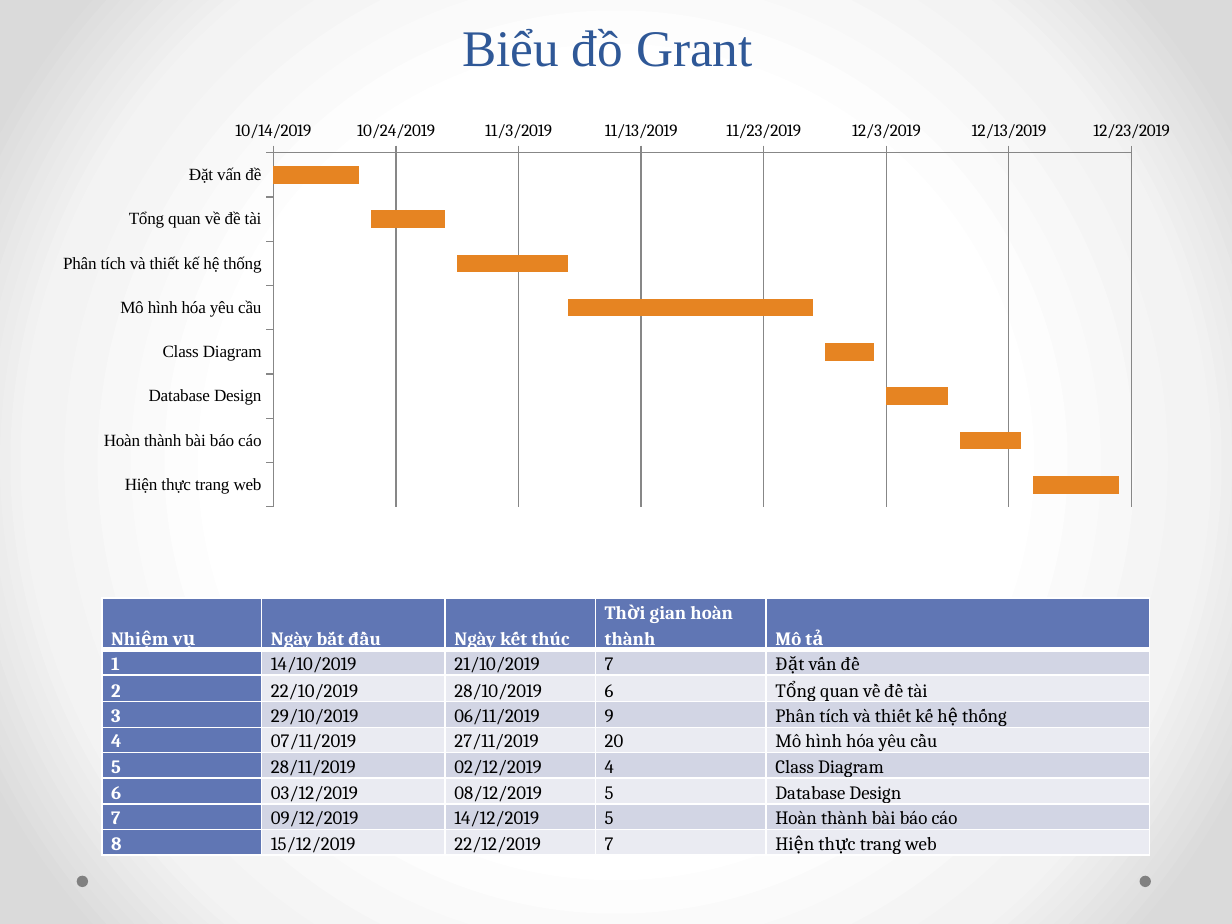
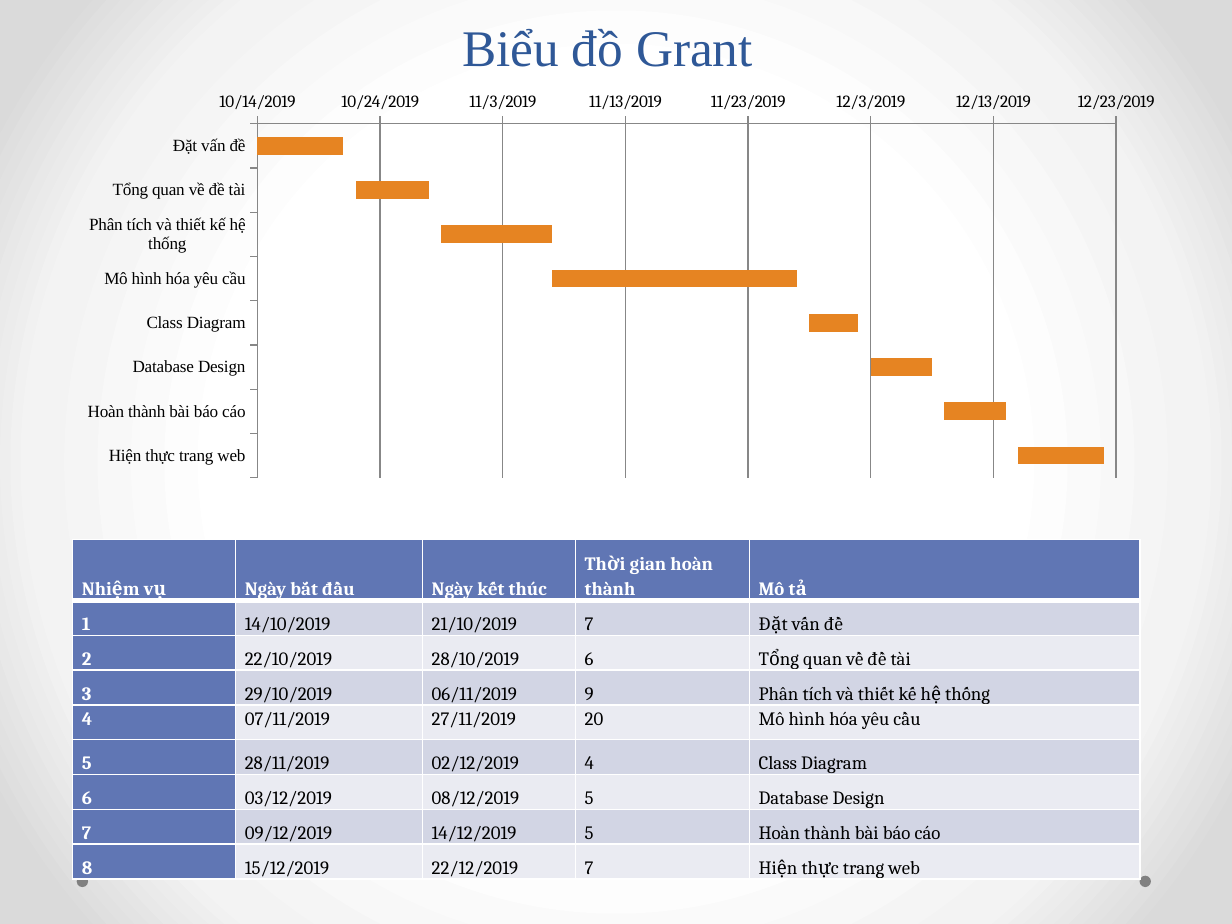
Before and after one commit to ltn290999/hethongthongtin, a slide deck: slide 5 of baocao.pptx. Drawn at 1232x924 pixels with LibreOffice and Linux fonts; fonts in the diff are those of the drawing. Boxes give left, top, right and bottom in pixels: in the first picture for what was removed or moved away, otherwise in the second. Text is boxed around its words. In the diff, an @@ line names an element or a change of style, - is before the commit and + after.

```diff
--- a/baocao.pptx
+++ b/baocao.pptx
@@ bar stacked chart at <box>63,84,1181,509</box> @@
@@ plot area changed @@
@@ table: place and size @@
-table at <box>102,598,1151,859</box>
+table at <box>73,540,1140,882</box>
```
Also in this commit, not shown: 2 other slides changed, 4 slides added.
